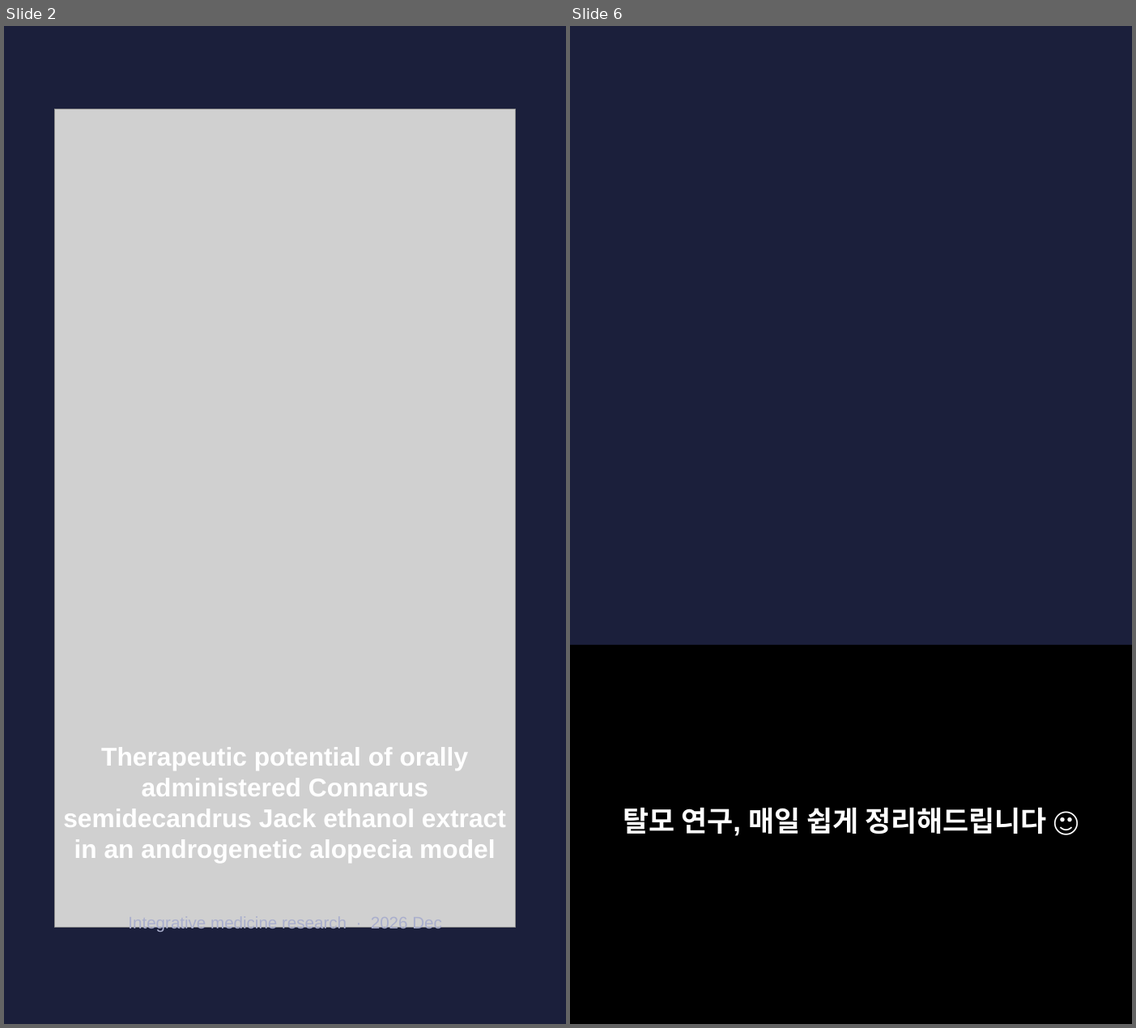
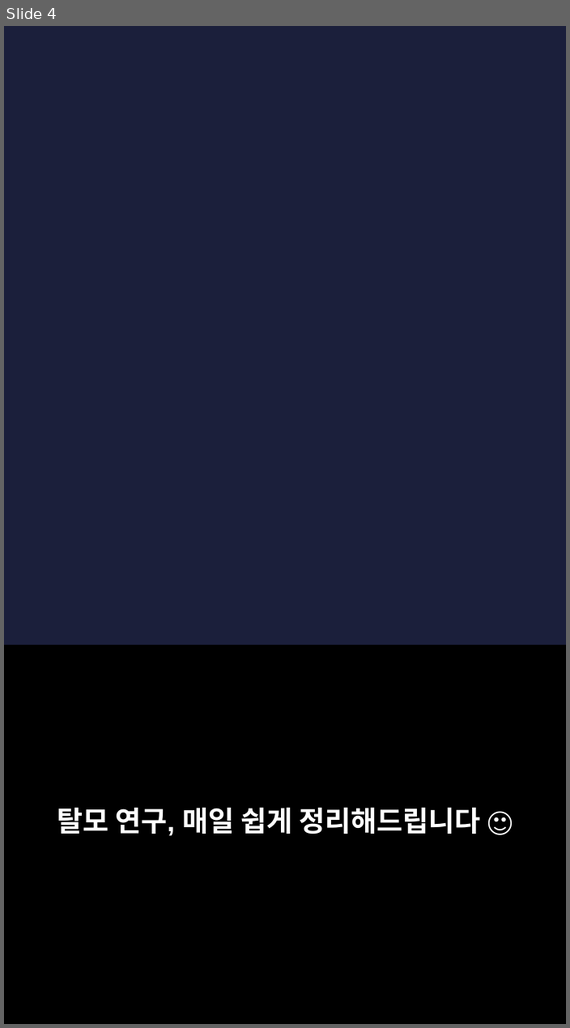
Before and after one commit to hyokang2010-BJ-ANTH/product-builder-test, a slide deck: pwa/data/latest/slides.pptx. Shown side by side, each under a label of ours: slides 2 and 6 before the commit, slide 4 after it; the slides between them are not shown. The pictures are 1136x1028 and 570x1028 pixels, drawn with LibreOffice and Linux fonts; fonts in the diff are those of the drawing; grey boxes stand for pictures; background and template pictures are left out. Boxes give left, top, right and bottom in pixels: in the first picture for what was removed or moved away, otherwise in the second. Text is boxed around its words. In the diff, an @@ line names an element or a change of style, - is before the commit and + after.

```diff
--- a/pwa/data/latest/slides.pptx
+++ b/pwa/data/latest/slides.pptx
@@ slide 2 removed at [4,26,566,1024], background #1B1F3B @@
@@ picture removed at [55,109,515,928] @@
@@ text removed at [63,747,506,863] @@
-Therapeutic potential of orally administered Connarus semidecandrus Jack ethanol extract in an androgenetic alopecia model
@@ text removed at [128,927,442,932] @@
-Integrative medicine research · 2026 Dec
@@ what was slide 6 is now slide 4 @@
```
Also in this commit, not shown: 2 slides changed, 3 slides added, 6 other slides removed, 26 other files.
